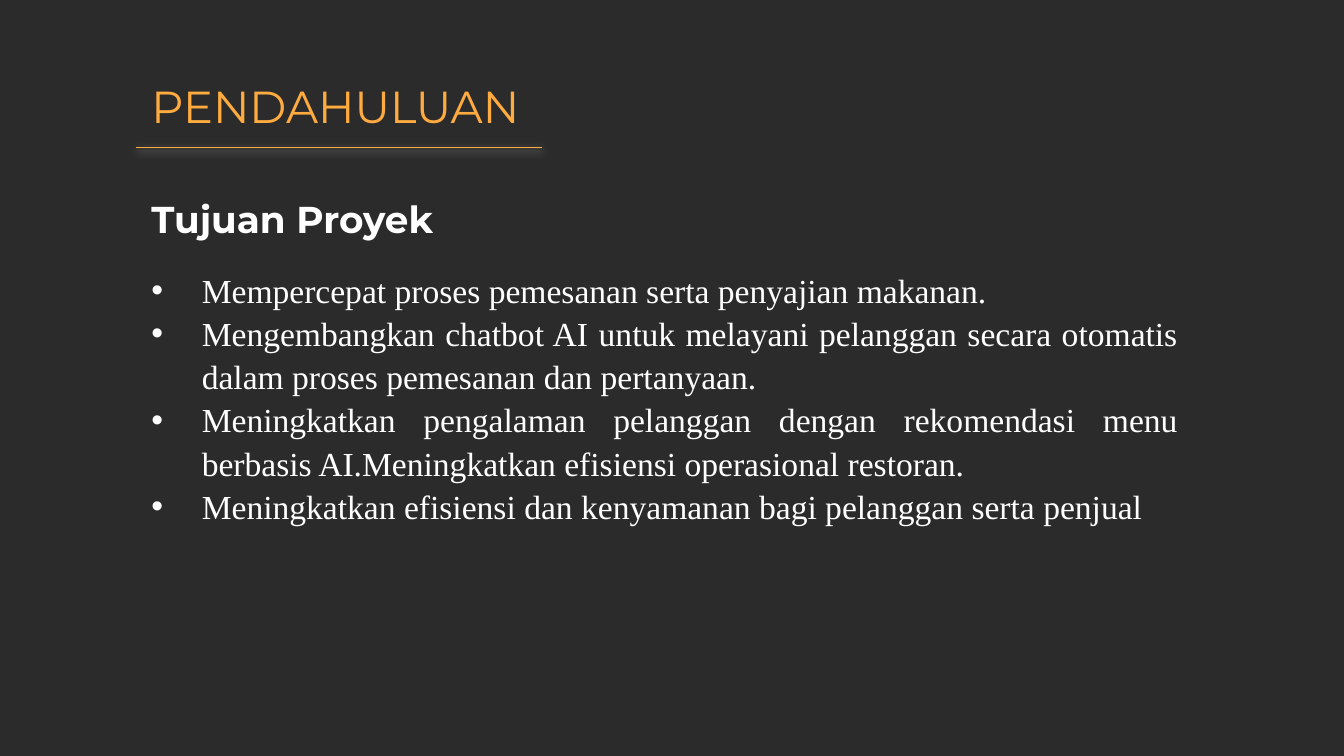
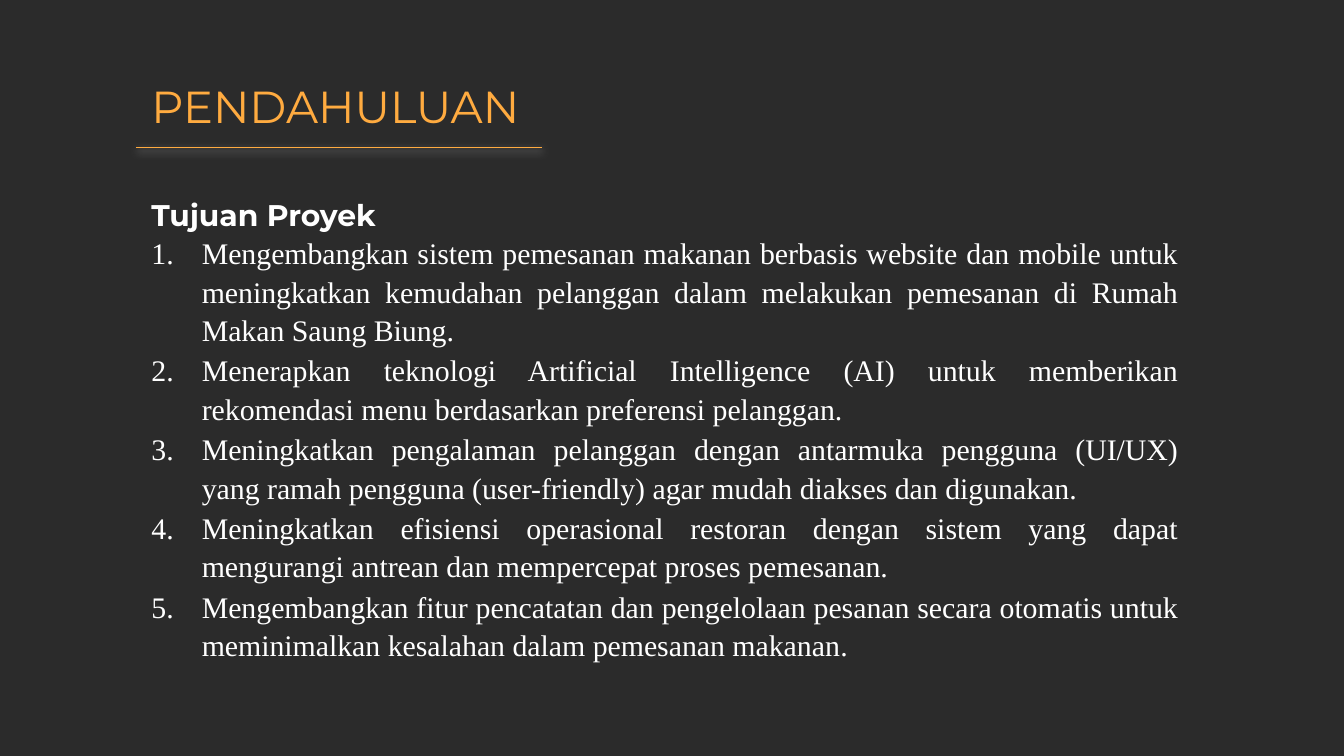
Before and after one commit to Ghesvy1105/proyek-3, a slide deck: slide 5 of ppt/UTS_PPT_KELOMPOK_6.pptx. Drawn at 1344x756 pixels with LibreOffice and Linux fonts; fonts in the diff are those of the drawing; background and template pictures are left out; a plain dark background stands for a picture behind light text. Boxes give left, top, right and bottom in pixels: in the first picture for what was removed or moved away, otherwise in the second. Text is boxed around its words. In the diff, an @@ line names an element or a change of style, - is before the commit and + after.

Commit message:
PPT UTS update

```diff
--- a/ppt/UTS_PPT_KELOMPOK_6.pptx
+++ b/ppt/UTS_PPT_KELOMPOK_6.pptx
@@ text at (151,202,376,232): size 20 to 16 pt in "Tujuan Proyek" @@
@@ text at (202,243,1178,662): text changed; size 18 to 16 pt @@
-• Mempercepat proses pemesanan serta penyajian makanan.
-• Mengembangkan chatbot AI untuk melayani pelanggan secara otomatis dalam proses pemesanan dan pertanyaan.
-• Meningkatkan pengalaman pelanggan dengan rekomendasi menu berbasis AI.Meningkatkan efisiensi operasional restoran.
-• Meningkatkan efisiensi dan kenyamanan bagi pelanggan serta penjual
+1. Mengembangkan sistem pemesanan makanan berbasis website dan mobile untuk meningkatkan kemudahan pelanggan dalam melakukan pemesanan di Rumah Makan Saung Biung.
+2. Menerapkan teknologi Artificial Intelligence (AI) untuk memberikan rekomendasi menu berdasarkan preferensi pelanggan.
+3. Meningkatkan pengalaman pelanggan dengan antarmuka pengguna (UI/UX) yang ramah pengguna (user-friendly) agar mudah diakses dan digunakan.
+4. Meningkatkan efisiensi operasional restoran dengan sistem yang dapat mengurangi antrean dan mempercepat proses pemesanan.
+5. Mengembangkan fitur pencatatan dan pengelolaan pesanan secara otomatis untuk meminimalkan kesalahan dalam pemesanan makanan.
```
Also in this commit, not shown: 5 other slides changed, 1 slide added.
